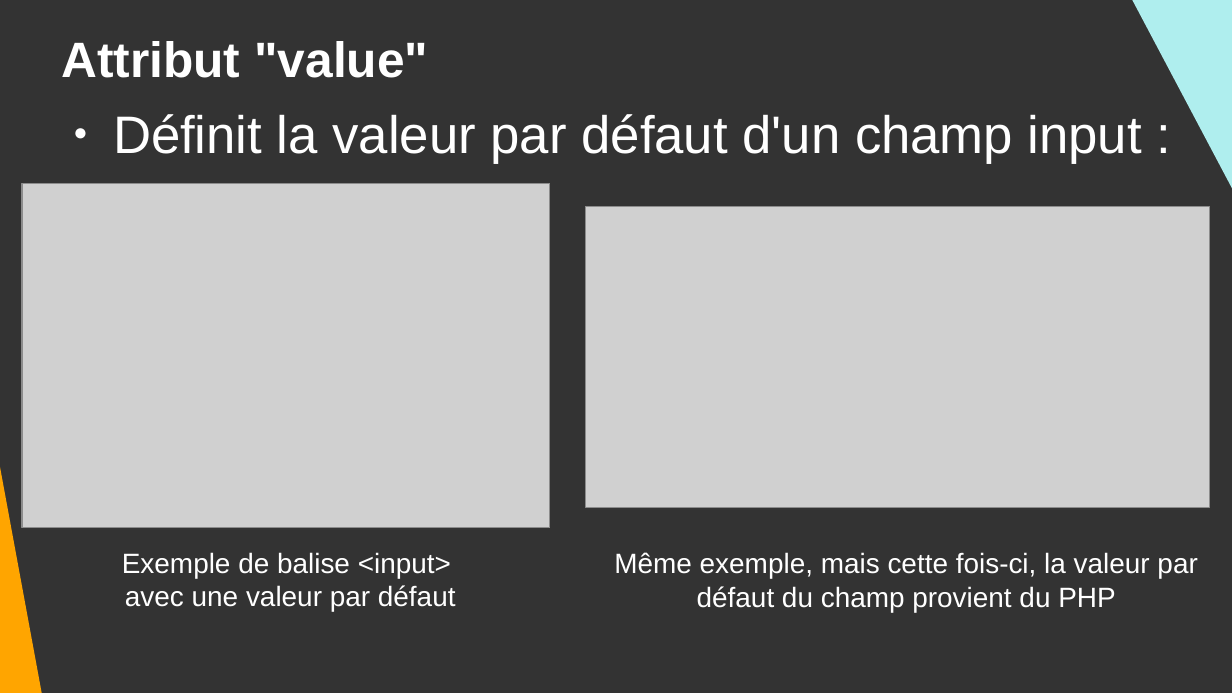
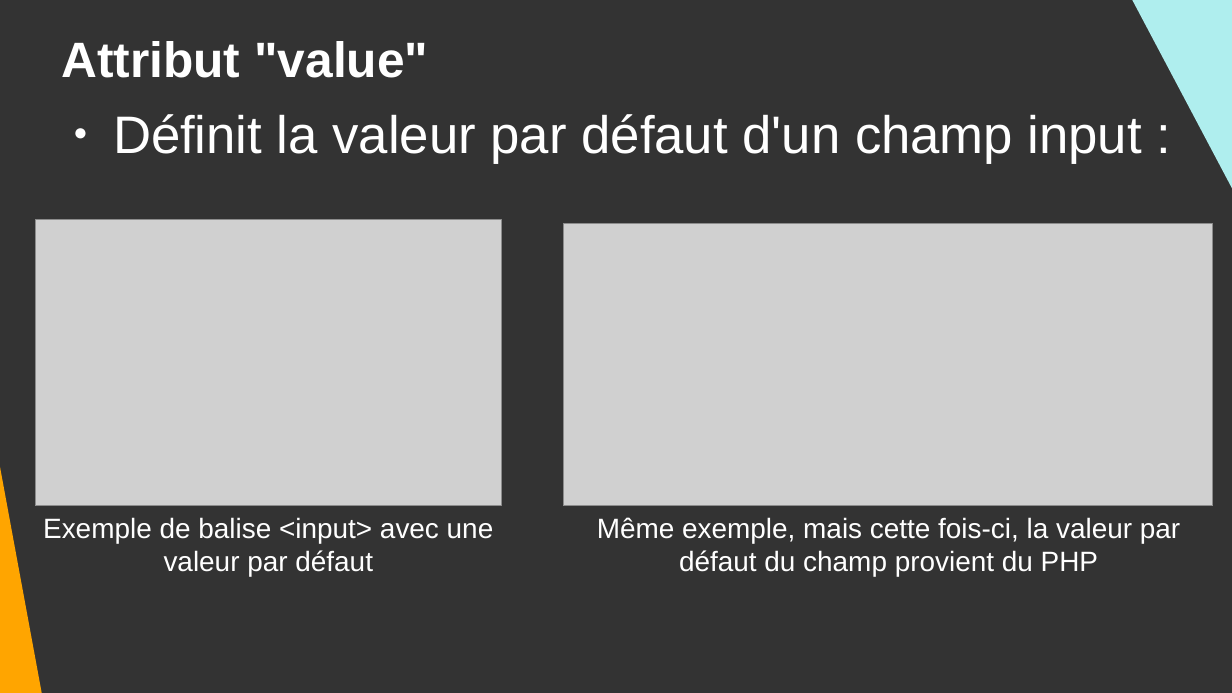
Before and after one commit to DanYellow/cours, a slide deck: slide 33 of integration-web-s1/travaux-pratiques/numero-2/presentation.odp. Drawn at 1232x693 pixels with LibreOffice and Linux fonts; fonts in the diff are those of the drawing; grey boxes stand for pictures. Boxes give left, top, right and bottom in pixels: in the first picture for what was removed or moved away, otherwise in the second. Text is boxed around its words. In the diff, an @@ line names an element or a change of style, - is before the commit and + after.

```diff
--- a/integration-web-s1/travaux-pratiques/numero-2/presentation.odp
+++ b/integration-web-s1/travaux-pratiques/numero-2/presentation.odp
@@ picture: place and size @@
-picture at box(22, 183, 550, 528)
+picture at box(35, 219, 501, 505)
@@ picture: place and size @@
-picture at box(586, 207, 1211, 508)
+picture at box(563, 224, 1213, 506)
@@ title "Exemple de balise <input> avec ..." rewrapped from box(122, 552, 456, 612) to box(43, 517, 494, 577) @@
@@ title "Même exemple, mais cette fois-ci, ...": place and size @@
-title "Même exemple, mais cette fois-ci, ..." at box(614, 552, 1197, 612)
+title "Même exemple, mais cette fois-ci, ..." at box(597, 517, 1180, 577)
```
Also in this commit, not shown: 25 other slides changed, 1 other file.
